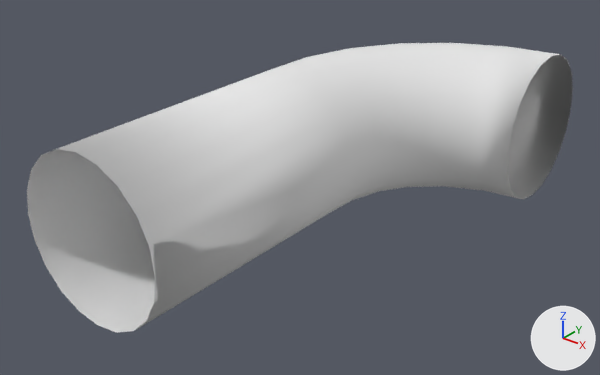
Two versions of the OBJ model Medical VR/Assets/Assets 2/BloodVessel2/BloodVesselCurved_Low.obj, one commit apart.
Rendered twice from a 50 mm camera at (63.0, -79.9, 42.0) aimed at (3.8, -5.9, -3.8). The axes (+X, +Y, +Z) are drawn at lower right. The lights are the same throughout. Where no turn or scale is listed for an object, it has been applied to the vertices.

Before the edit, the objects in view are built like this:
```python
me_bloodvesselcurved_low = bpy.data.meshes.new('BloodVesselCurved_Low')
me_bloodvesselcurved_low.from_pydata(...)  # 320 vertices, 320 faces; spans x -10.1..22.8, y -35.8..32.9, z -10.1..10.1
me_bloodvesselcurved_low.materials.append(mat_initialshadinggroup)  # white #e7e7e7
ob_bloodvesselcurved_low = bpy.data.objects.new('BloodVesselCurved_Low', me_bloodvesselcurved_low)
ob_bloodvesselcurved_low.location = (0.0, 0.0, 0.0)
```
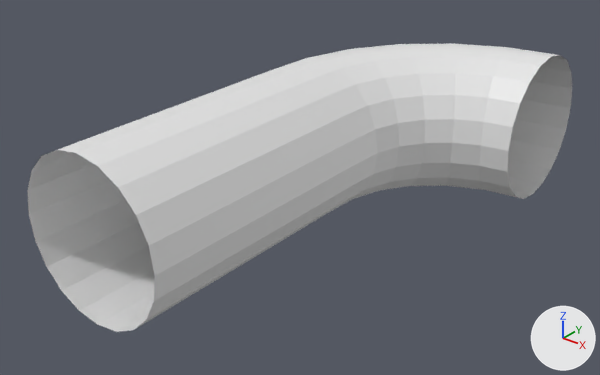
The change, as a list of edits to the scene's bpy script:
```text
Change me_bloodvesselcurved_low:
    used by ob_bloodvesselcurved_low; location = (0.0, 0.0, 0.0)
    remove me_bloodvesselcurved_low.from_pydata(...)  # 320 vertices, 320 faces; spans x -10.1..22.8, y -35.8..32.9, z -10.1..10.1
    remove me_bloodvesselcurved_low.materials.append(mat_initialshadinggroup)  # white #e7e7e7
    add me_bloodvesselcurved_low.from_pydata(...)  # 160 vertices, 140 faces; spans x -10.0..22.8, y -35.8..32.8, z -10.0..10.0
    me_bloodvesselcurved_low part 1
    160 vertices are removed from x -10.1..22.8, y -35.8..32.9, z -10.1..10.1
    180 faces are deleted
    me_bloodvesselcurved_low part 2: the surface is now shaded flat
```

Changed parts and their boxes (x1, y1, x2, y2) in the pictures (600 x 375 px):
'BloodVesselCurved_Low', reshaped: before (27, 43, 573, 333); after (27, 43, 572, 332)
part 1 of me_bloodvesselcurved_low, deleted: before (27, 43, 573, 333)
